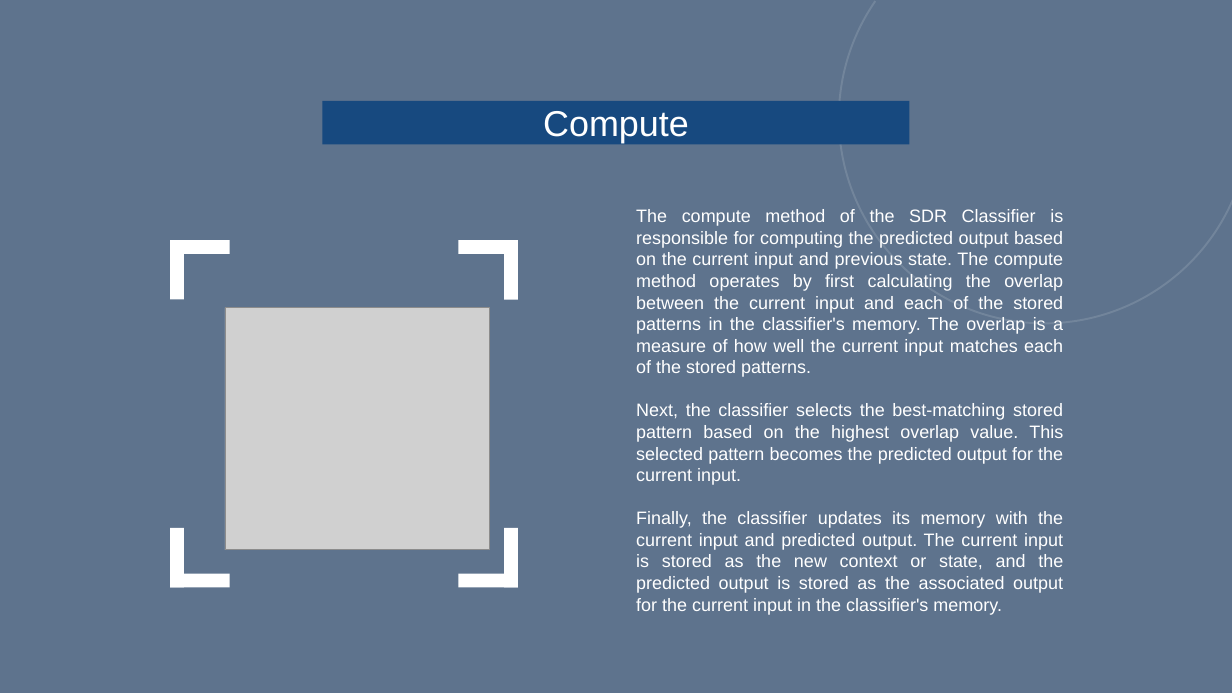
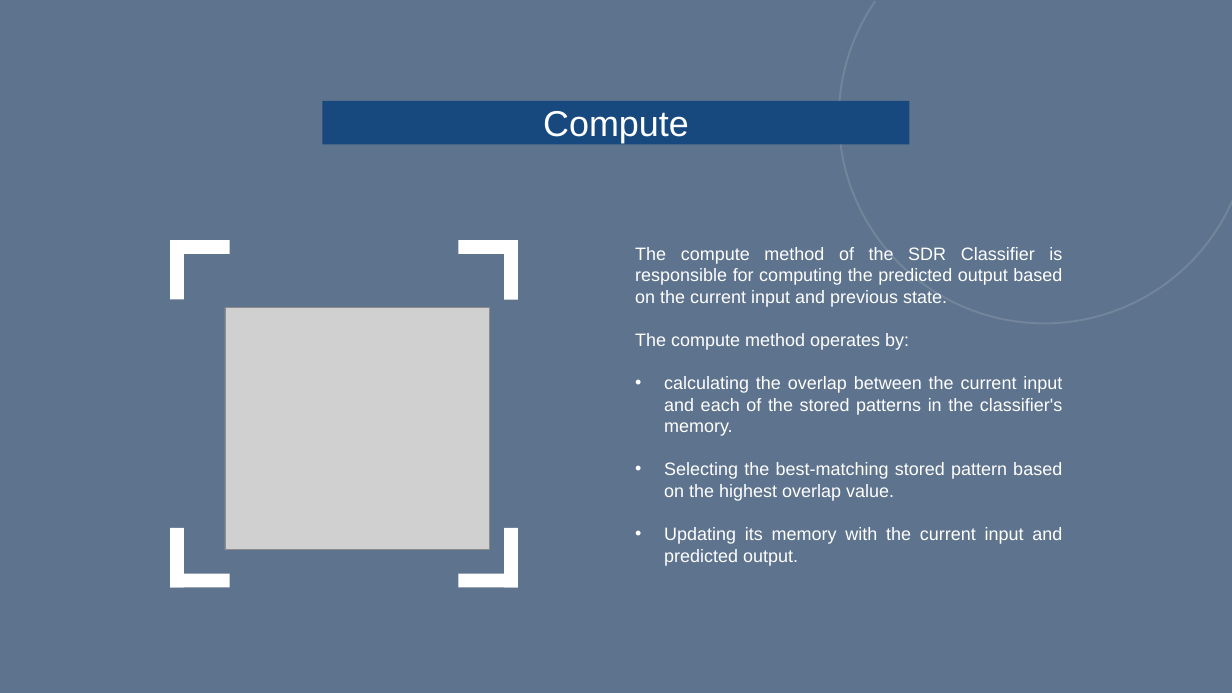
Before and after one commit to Sonam-22/neocortexapi, a slide deck: slide 8 of source/MySEProject/Documentation/Implementation of SDR Classifier.pptx (slide 10 before the commit). Drawn at 1232x693 pixels with LibreOffice and Linux fonts; fonts in the diff are those of the drawing; grey boxes stand for pictures; background and template pictures are left out; a plain dark background stands for a picture behind light text. Boxes give left, top, right and bottom in pixels: in the first picture for what was removed or moved away, otherwise in the second. Text is boxed around its words. In the diff, an @@ line names an element or a change of style, - is before the commit and + after.

```diff
--- a/source/MySEProject/Documentation/Implementation of SDR Classifier.pptx
+++ b/source/MySEProject/Documentation/Implementation of SDR Classifier.pptx
@@ text at [635, 247, 1062, 566]: text changed @@
-The compute method of the SDR Classifier is responsible for computing the predicted output based on the current input and previous state. The compute method operates by first calculating the overlap between the current input and each of the stored patterns in the classifier's memory. The overlap is a measure of how well the current input matches each of the stored patterns.
-Next, the classifier selects the best-matching stored pattern based on the highest overlap value. This selected pattern becomes the predicted output for the current input.
-Finally, the classifier updates its memory with the current input and predicted output. The current input is stored as the new context or state, and the predicted output is stored as the associated output for the current input in the classifier's memory.
+The compute method of the SDR Classifier is responsible for computing the predicted output based on the current input and previous state.
+The compute method operates by:
+• calculating the overlap between the current input and each of the stored patterns in the classifier's memory.
+• Selecting the best-matching stored pattern based on the highest overlap value.
+• Updating its memory with the current input and predicted output.
```
Also in this commit, not shown: 6 other slides changed, 4 slides added, 2 slides removed, 1 other file.
